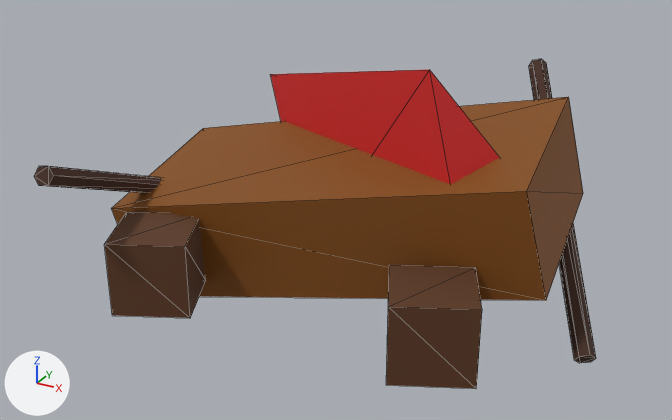
A saved change to the glTF model modelos/entorno/puesto_ruina.glb.
Before and after are seen from a 50 mm camera at (1.92, -3.61, 2.09) aimed at (0.02, -0.15, 0.36). The lights are fixed; the arrows at lower left show +X, +Y and +Z. The picture after the commit comes second. Mesh edges are drawn as thin lines. Where no turn or scale is listed for an object, it has been applied to the vertices. Vertices at exactly the same position are counted once.
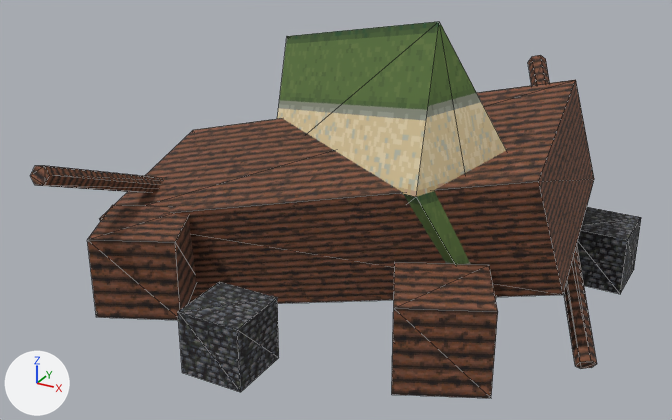
Edits to the bpy script that builds the scene:
```text
Change me_cube:
    where me_cube.from_pydata(...)  # 8 vertices, 12 faces; spans x -0.5..0.5, y -0.5..0.5, z -0.5..0.5
    used by ob_cube; location = (0.0, 0.0, 0.35); rotation_euler = (0.14, -0.209, 0.0873), in degrees (8, -12, 5); scale = (2.0, 0.9, 0.5)
    remove me_cube.materials.append(mat_mat_madera_tablas)  # brown #854d0e
    me_cube part 1: texture (UV) coordinates of 12 of 12 faces, centred in x -0.5..0.5, y -0.5..0.5, z -0.5..0.5, changed; they spanned u 0.12..0.88, v 0.0..1.0 and now span u -0.75..0.75, v -0.5..0.5
    add me_cube.materials.append(mat_mat_puesto_ruina_madera)  # picture img_pared_troncos_tile
Change me_cylinder:
    remove me_cylinder.from_pydata(...)  # 12 vertices, 20 faces; spans x -0.159..0.159, y -0.744..0.744, z -0.356..0.356
    remove me_cylinder.materials.append(mat_mat_arbol_corteza)  # brown #452b1f
    add me_cylinder.from_pydata(...)  # 12 vertices, 20 faces; spans x -0.163..0.163, y -0.767..0.767, z -0.366..0.366
    me_cylinder part 2: all 6 vertices in x 0.072..0.159, y -0.744..-0.706, z 0.279..0.356 are moved by (0.004, -0.023, 0.01)
    other edits to the shape of me_cylinder do not show in these pictures
    add me_cylinder.materials.append(mat_mat_puesto_ruina_madera)  # picture img_pared_troncos_tile
Change me_cylinder_001:
    remove me_cylinder_001.from_pydata(...)  # 12 vertices, 20 faces; spans x -0.366..0.366, y -0.598..0.598, z -0.499..0.499
    remove me_cylinder_001.materials.append(mat_mat_arbol_corteza)  # brown #452b1f
    add me_cylinder_001.from_pydata(...)  # 12 vertices, 20 faces; spans x -0.376..0.376, y -0.615..0.615, z -0.513..0.513
    me_cylinder_001 part 3: all 6 vertices in x 0.283..0.366, y -0.598..-0.534, z -0.499..-0.428 are moved by (0.01, -0.018, -0.014)
    other edits to the shape of me_cylinder_001 do not show in these pictures
    add me_cylinder_001.materials.append(mat_mat_puesto_ruina_madera)  # picture img_pared_troncos_tile
Change me_cylinder_002:
    used by ob_cylinder_002; location = (0.1, 0.1, 0.5); rotation_euler = (0.349, 1.309, -0.175), in degrees (20, 75, -10); scale = (0.7, 0.25, 0.9)
    remove me_cylinder_002.from_pydata(...)  # 6 vertices, 8 faces; spans x -0.69..0.69, y -0.4..0.8, z -0.8..0.8
    remove me_cylinder_002.materials.append(mat_mat_tela_toldo)  # red #dc2626
    add me_cylinder_002.from_pydata(...)  # 8 vertices, 12 faces; spans x -0.85..0.85, y -0.85..0.85, z -0.82..0.82
    me_cylinder_002 part 4: the whole mesh is rebuilt
    add me_cylinder_002.materials.append(mat_mat_puesto_ruina_toldo)  # picture img_toldo_rayas_tile
Change me_cube_001:
    remove me_cube_001.from_pydata(...)  # 8 vertices, 12 faces; spans x -0.233..0.233, y -0.233..0.233, z -0.175..0.175
    remove me_cube_001.materials.append(mat_mat_madera_tronco)  # brown #5c381e
    add me_cube_001.from_pydata(...)  # 8 vertices, 12 faces; spans x -0.252..0.252, y -0.252..0.252, z -0.19..0.19
    me_cube_001 part 5: the whole mesh is scaled about its middle by 1.09
    add me_cube_001.materials.append(mat_mat_puesto_ruina_madera)  # picture img_pared_troncos_tile
Change me_cube_002:
    remove me_cube_002.from_pydata(...)  # 8 vertices, 12 faces; spans x -0.233..0.233, y -0.233..0.233, z -0.175..0.175
    remove me_cube_002.materials.append(mat_mat_madera_tronco)  # brown #5c381e
    add me_cube_002.from_pydata(...)  # 8 vertices, 12 faces; spans x -0.252..0.252, y -0.252..0.252, z -0.19..0.19
    me_cube_002 part 6: the whole mesh is scaled about its middle by 1.09
    add me_cube_002.materials.append(mat_mat_puesto_ruina_madera)  # picture img_pared_troncos_tile
Change ob_cube:
    ob_cube.location: (0.0, 0.0, 0.35) -> (0.0, 0.0, 0.36)
    ob_cube.rotation_euler: (0.14, -0.209, 0.0873) -> (0.157, -0.244, 0.105)  # degrees (8, -12, 5) -> degrees (9, -14, 6)
    ob_cube.scale: (2.0, 0.9, 0.5) -> (2.1, 0.95, 0.52)
Change ob_cylinder_002:
    ob_cylinder_002.location: (0.1, 0.1, 0.5) -> (0.1, 0.1, 0.52)
    ob_cylinder_002.rotation_euler: (0.349, 1.309, -0.175) -> (0.384, 1.309, -0.209)  # degrees (20, 75, -10) -> degrees (22, 75, -12)
    ob_cylinder_002.scale: (0.7, 0.25, 0.9) -> (0.75, 0.28, 0.92)
Change ob_cube_001:
    ob_cube_001.location: (-0.6, -0.7, 0.18) -> (-0.65, -0.72, 0.19)
Change ob_cube_002:
    ob_cube_002.location: (0.7, -0.6, 0.18) -> (0.75, -0.62, 0.19)
Add ob_cube_005:
    ob_cube_005 = bpy.data.objects.new('Cube.005', me_cube_005)  # a box spanning x -0.14..0.14, y -0.14..0.14, z -0.14..0.14; in mat_mat_puesto_ruina_piedra (picture img_ruina_mamposteria_tile)
    ob_cube_005.location = (0.0, -1.0, 0.14)
Add ob_cube_004:
    ob_cube_004 = bpy.data.objects.new('Cube.004', me_cube_005.copy())
    ob_cube_004.location = (1.1, 0.5, 0.14)
```

Location of each change, [x1, y1, x2, y2] in pixels of the pictures (672 x 420 px):
'Cube', recoloured, surface changed, moved, turned, rescaled
    before: [111, 97, 583, 300]
    after: [100, 80, 594, 304]
'Cylinder.002', reshaped, moved, turned, rescaled, recoloured
    before: [270, 70, 500, 185]
    after: [277, 21, 506, 299]
'Cube.002', recoloured, moved, rescaled (10% wider, 10% taller)
    before: [386, 265, 482, 389]
    after: [392, 262, 498, 398]
'Cube.001', recoloured, moved, rescaled (8% wider, 8% taller)
    before: [104, 212, 206, 318]
    after: [87, 205, 197, 320]
'Cube.005', added
    after: [178, 282, 279, 392]
'Cube.004', added
    after: [577, 207, 641, 294]
'Cylinder.001', recoloured, reshaped
    before: [529, 59, 596, 363]
    after: [528, 55, 597, 369]
'Cylinder', recoloured, reshaped
    before: [34, 166, 162, 193]
    after: [30, 166, 164, 193]
